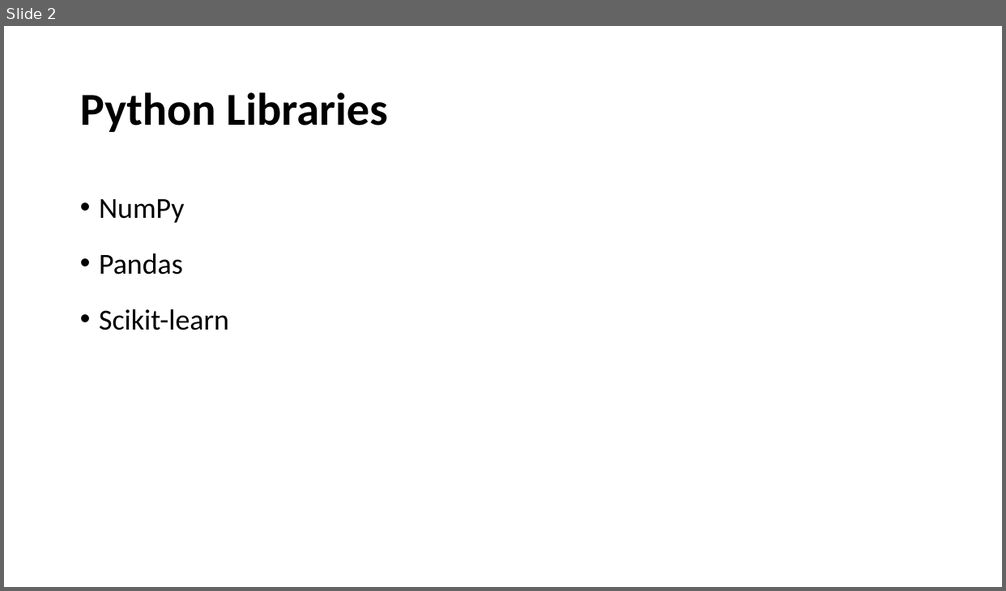
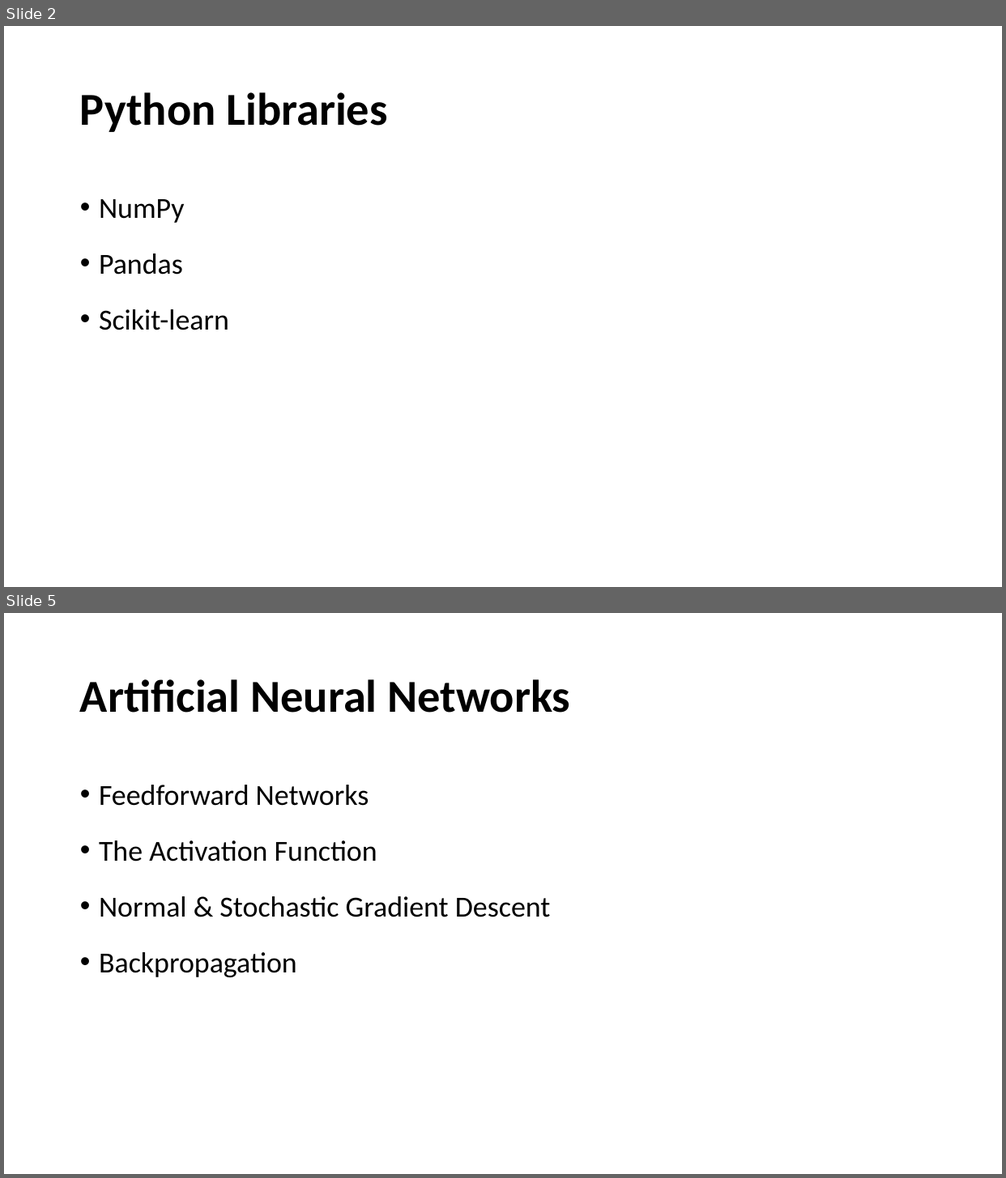
Before and after one commit to maymewanida/cu_lab_meeting, a slide deck: 20170911_scikit_cnn_lstm.pptx. Shown one above the other, each under a label of ours: slide 2 before the commit, slides 2 and 5 after it; the slides between them are not shown. The pictures are 1006x591 and 1006x1178 pixels, drawn with LibreOffice and Linux fonts; fonts in the diff are those of the drawing. Boxes give left, top, right and bottom in pixels: in the first picture for what was removed or moved away, otherwise in the second. Text is boxed around its words. In the diff, an @@ line names an element or a change of style, - is before the commit and + after.

```diff
--- a/20170911_scikit_cnn_lstm.pptx
+++ b/20170911_scikit_cnn_lstm.pptx
@@ slide 5 added at <box>4,613,1002,1174</box>, background #FFFFFF @@
@@ title added at <box>80,679,570,713</box>, 44 pt, text #000000, bold @@
+Artificial Neural Networks
@@ text added at <box>99,785,551,977</box>, 28 pt, text #000000 @@
+• Feedforward Networks
+• The Activation Function
+• Normal & Stochastic Gradient Descent
+• Backpropagation
```
Also in this commit, not shown: 2 slides changed, 6 other slides added, 3 slides removed.
